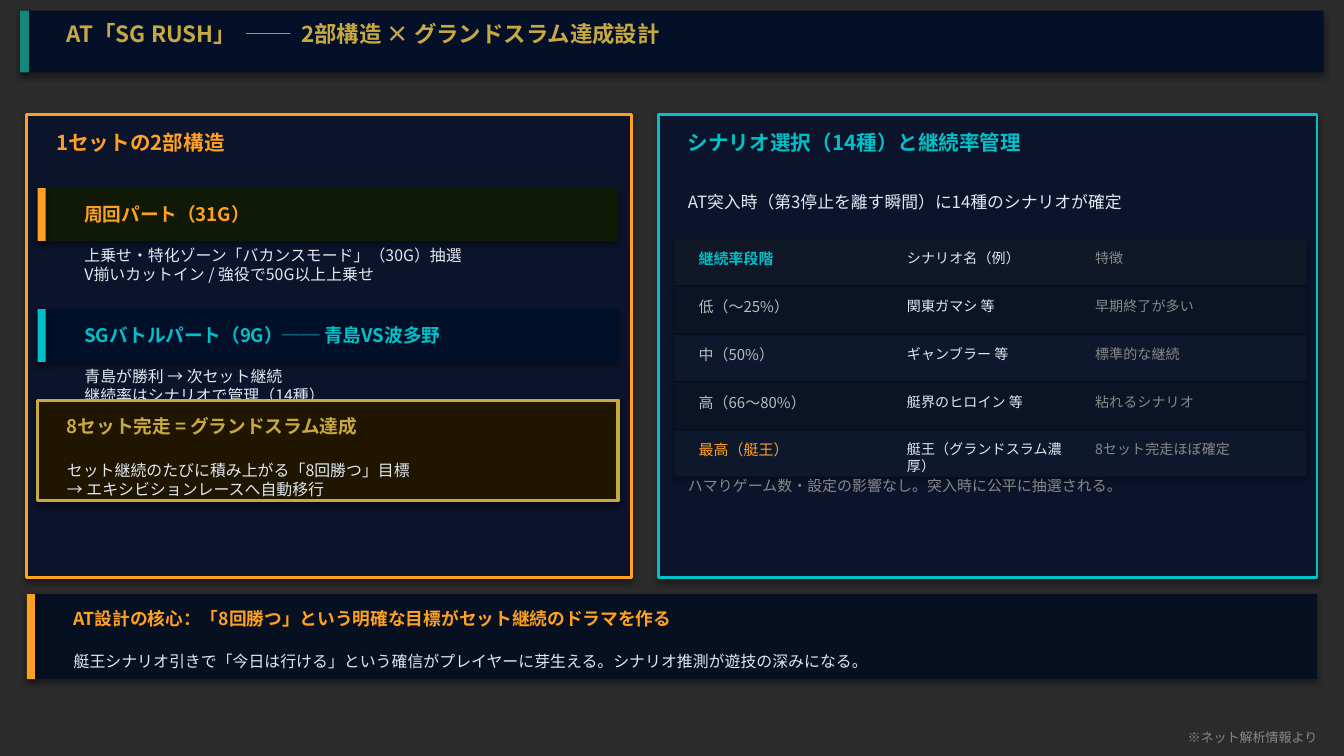
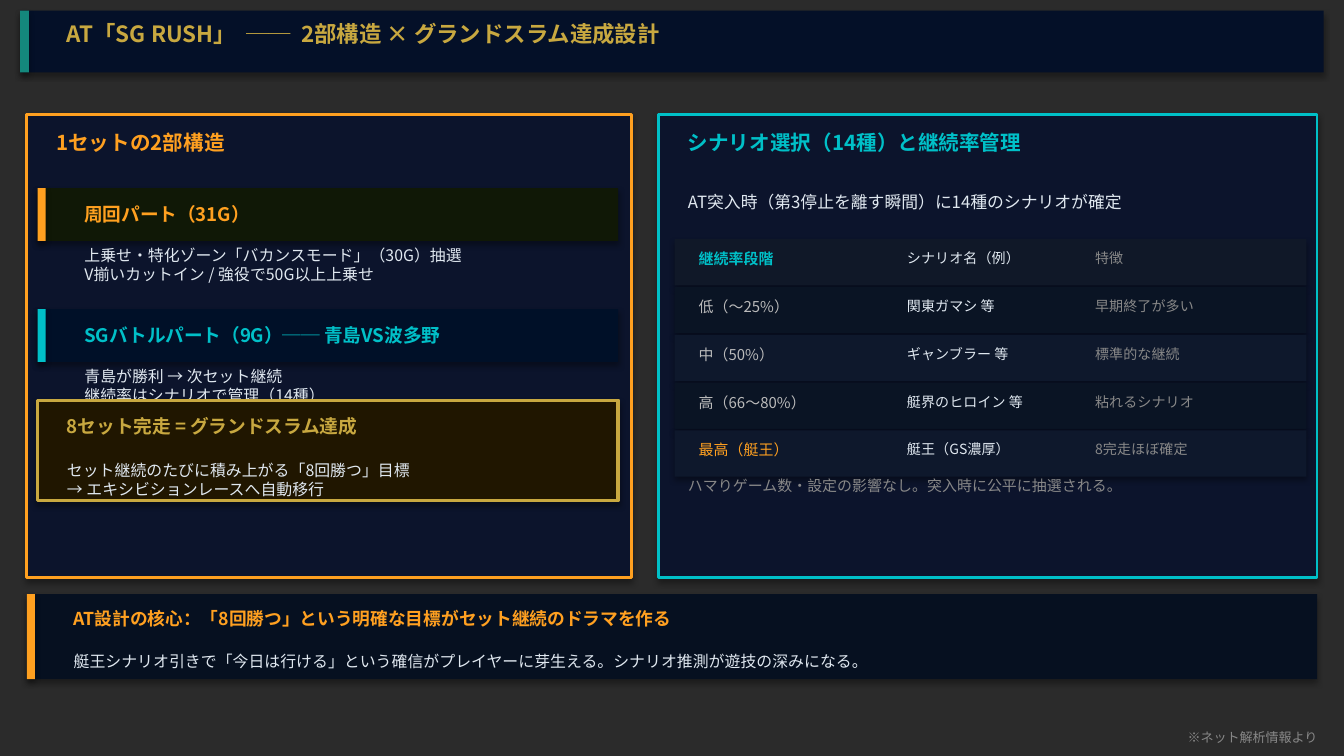
Before and after one commit to hkadoya-eng/slocri, a slide deck: slide 5 of proposals/機種分析/モンキーターンV/monkeyturn_guide_v2.pptx. Drawn at 1344x756 pixels with LibreOffice and Linux fonts; fonts in the diff are those of the drawing; background and template pictures are left out; a plain dark background stands for a picture behind light text. Boxes give left, top, right and bottom in pixels: in the first picture for what was removed or moved away, otherwise in the second. Text is boxed around its words. In the diff, an @@ line names an element or a change of style, - is before the commit and + after.

```diff
--- a/proposals/機種分析/モンキーターンV/monkeyturn_guide_v2.pptx
+++ b/proposals/機種分析/モンキーターンV/monkeyturn_guide_v2.pptx
@@ text at [907,442,1010,455]: text changed @@
-艇王（グランドスラム濃厚）
+艇王（GS濃厚）
@@ text at [1095,442,1187,455]: text changed @@
-8セット完走ほぼ確定
+8完走ほぼ確定
```
Also in this commit, not shown: 4 other slides changed, 1 other file.
